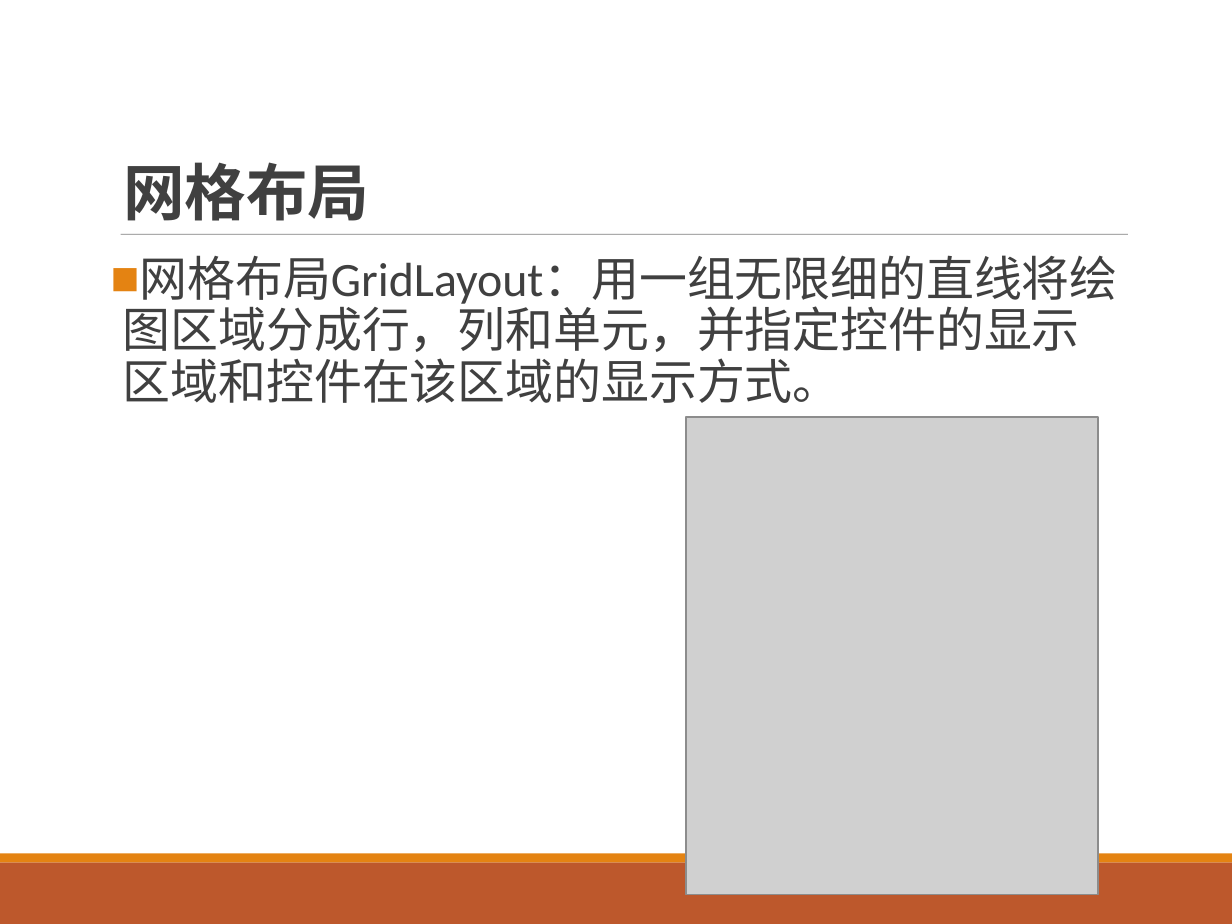
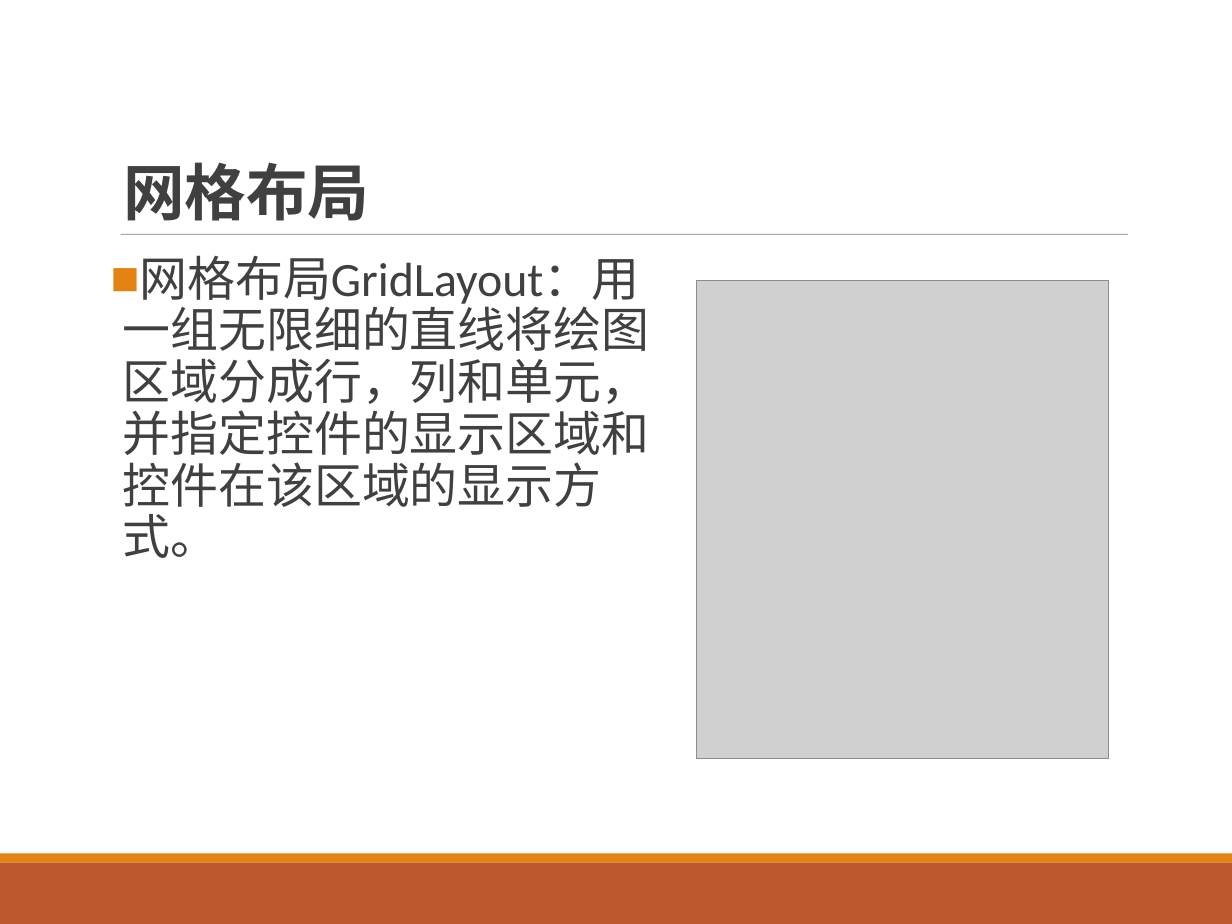
Before and after one commit to qianjin-sdu/PPT, a slide deck: slide 41 of 4.Android界面编程(1)布局管理器.ppt. Drawn at 1232x924 pixels with LibreOffice and Linux fonts; fonts in the diff are those of the drawing; grey boxes stand for pictures. Boxes give left, top, right and bottom in pixels: in the first picture for what was removed or moved away, otherwise in the second. Text is boxed around its words. In the diff, an @@ line names an element or a change of style, - is before the commit and + after.

```diff
--- a/4.Android界面编程(1)布局管理器.ppt
+++ b/4.Android界面编程(1)布局管理器.ppt
@@ text "网格布局GridLayout：用一组无限细的直线将绘图区域分成行，列和单元，并指定控件的显示区域和控件在该区域的显示方式 ..." rewrapped from <box>123,255,1118,403</box> to <box>123,255,649,558</box> @@
@@ picture: place and size @@
-picture at <box>686,416,1099,894</box>
+picture at <box>696,281,1109,759</box>
```
Also in this commit, not shown: 1 other slide changed.
